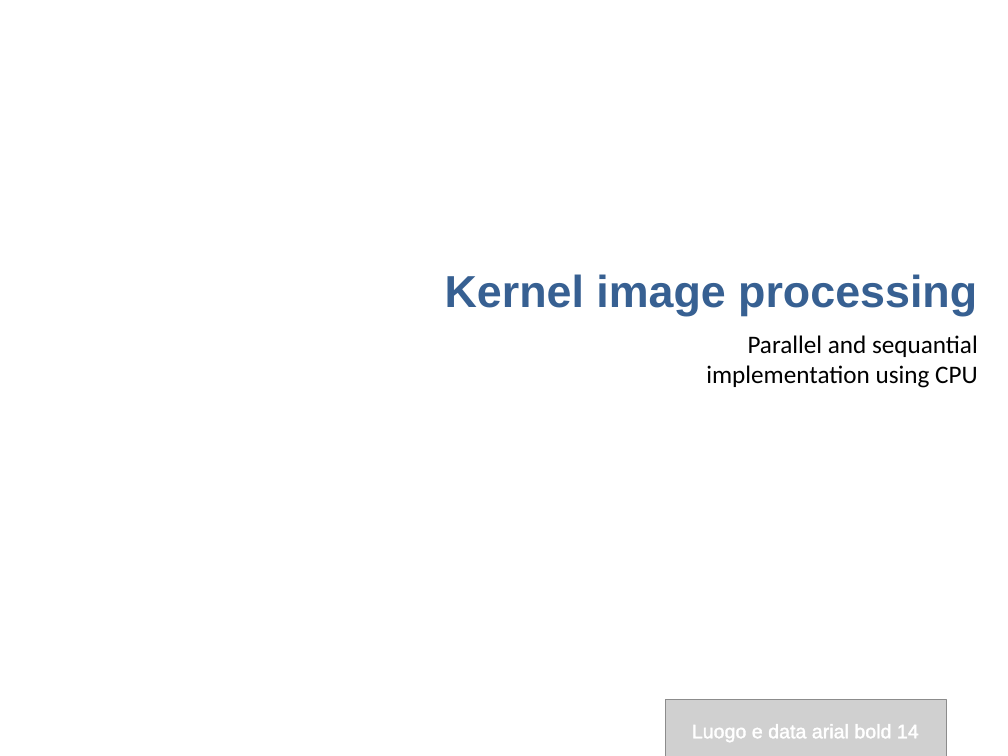
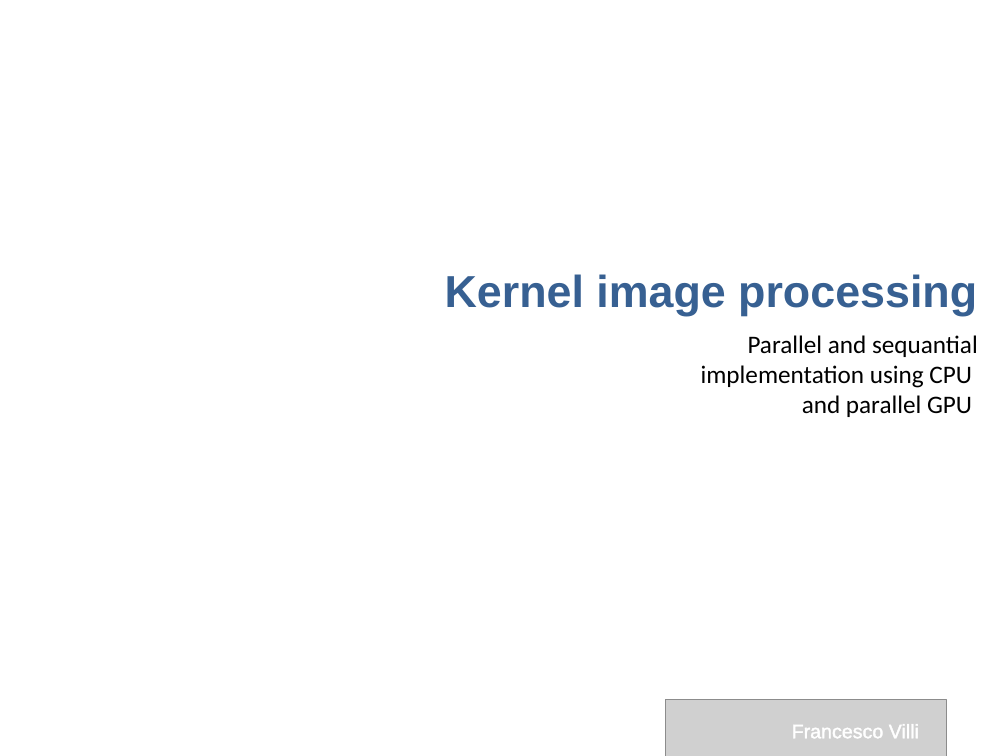
Before and after one commit to villifCoder559/KernelImageProcessing, a slide deck: slide 1 of project_report/kernel_image_processing_presentation.pptx. Drawn at 1008x756 pixels with LibreOffice and Linux fonts; fonts in the diff are those of the drawing; grey boxes stand for pictures; background and template pictures are left out. Boxes give left, top, right and bottom in pixels: in the first picture for what was removed or moved away, otherwise in the second. Text is boxed around its words. In the diff, an @@ line names an element or a change of style, - is before the commit and + after.

```diff
--- a/project_report/kernel_image_processing_presentation.pptx
+++ b/project_report/kernel_image_processing_presentation.pptx
@@ text at [802,395,972,417]: paragraph added @@
+and parallel GPU
@@ text at [792,724,919,738]: text changed @@
-Luogo e data arial bold 14
+Francesco Villi
```
Also in this commit, not shown: 14 other slides changed, 1 other file.
